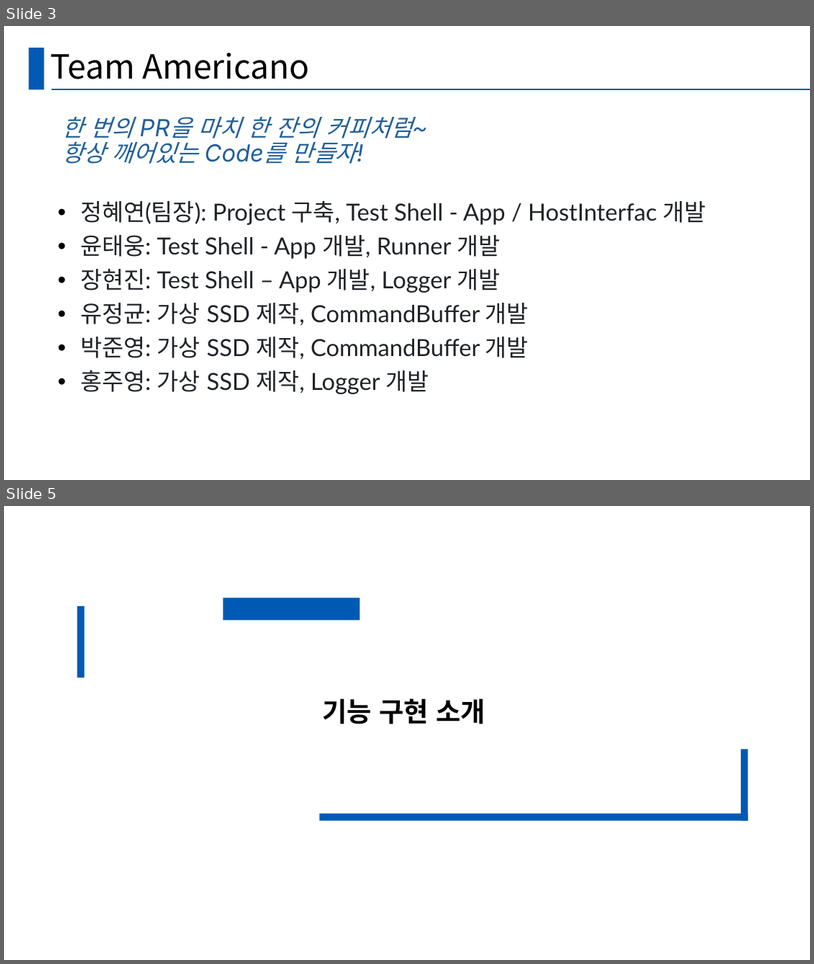
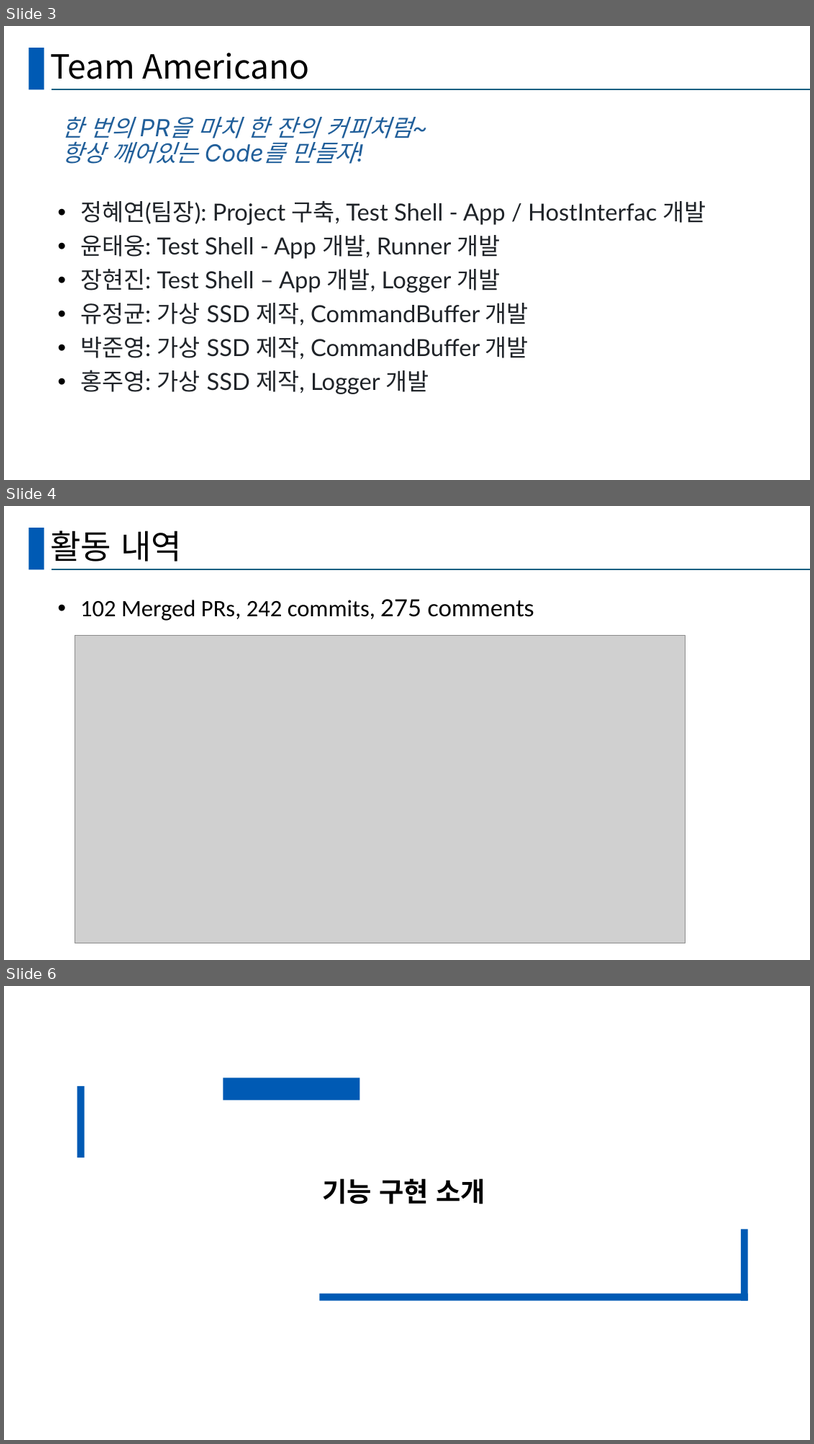
Before and after one commit to hy-ra-na/presentation_Americano, a slide deck: 발표양식.pptx. Shown one above the other, each under a label of ours: slides 3 and 5 before the commit, slides 3, 4 and 6 after it; the slides between them are not shown. The pictures are 814x964 and 814x1444 pixels, drawn with LibreOffice and Linux fonts; fonts in the diff are those of the drawing; grey boxes stand for pictures. Boxes give left, top, right and bottom in pixels: in the first picture for what was removed or moved away, otherwise in the second. Text is boxed around its words. In the diff, an @@ line names an element or a change of style, - is before the commit and + after.

```diff
--- a/발표양식.pptx
+++ b/발표양식.pptx
@@ slide 4 added at bbox=[4, 506, 810, 960], background #FFFFFF; not listed: 2 template elements that a slide beside it also shows @@
@@ title added at bbox=[50, 530, 182, 561], 39.6 pt, text #000000 @@
+활동 내역
@@ text added at bbox=[80, 599, 535, 620], 28 pt, text #000000 @@
+• 102 Merged PRs, 242 commits, 275 comments
@@ picture added at bbox=[75, 636, 685, 943] @@
@@ what was slide 5 is now slide 6 @@
```
Also in this commit, not shown: 3 slides changed.
